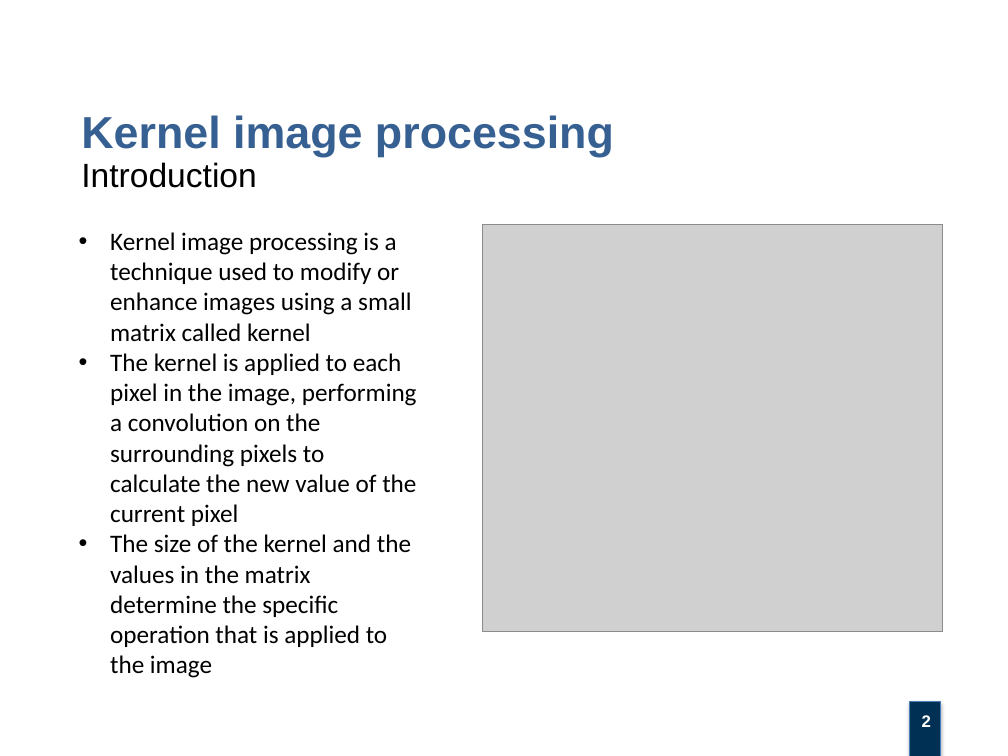
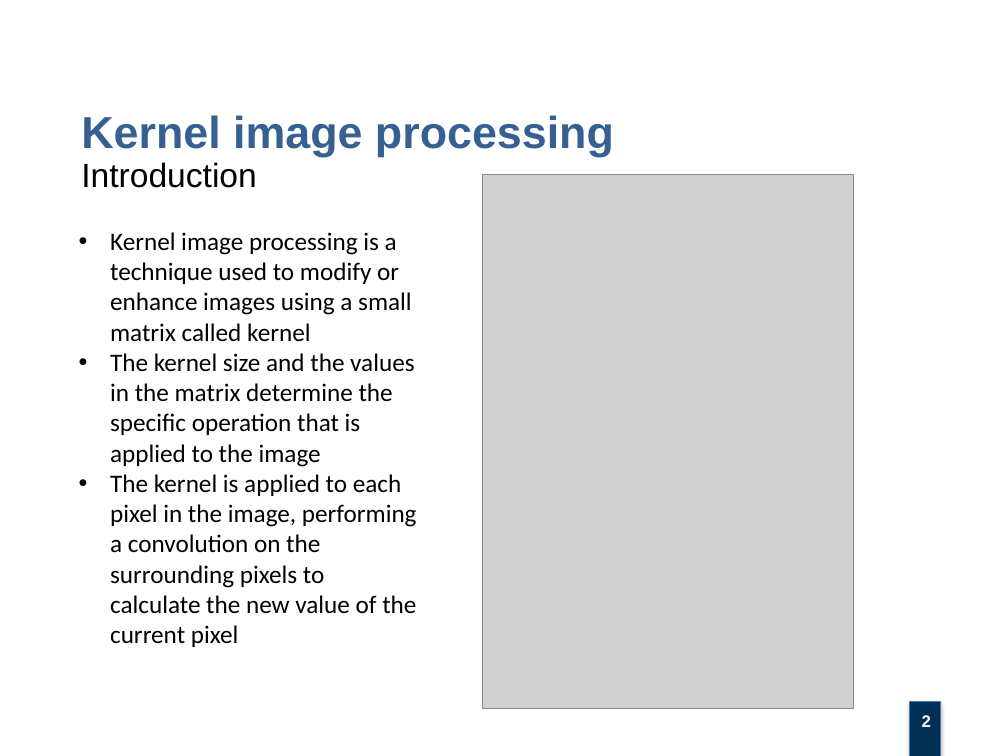
Before and after one commit to villifCoder559/KernelImageProcessing, a slide deck: slide 2 of project_report/kernel_image_processing_presentation.pptx. Drawn at 1008x756 pixels with LibreOffice and Linux fonts; fonts in the diff are those of the drawing; grey boxes stand for pictures; background and template pictures are left out. Boxes give left, top, right and bottom in pixels: in the first picture for what was removed or moved away, otherwise in the second. Text is boxed around its words. In the diff, an @@ line names an element or a change of style, - is before the commit and + after.

```diff
--- a/project_report/kernel_image_processing_presentation.pptx
+++ b/project_report/kernel_image_processing_presentation.pptx
@@ picture: place and size @@
-picture at [482,224,942,631]
+picture at [482,174,854,709]
@@ text at [110,353,414,467]: paragraph added @@
+• The kernel size and the values in the matrix determine the specific operation that is applied to the image
@@ text at [110,534,411,678]: paragraph removed @@
-• The size of the kernel and the values in the matrix determine the specific operation that is applied to the image
```
Also in this commit, not shown: 14 other slides changed, 1 other file.
